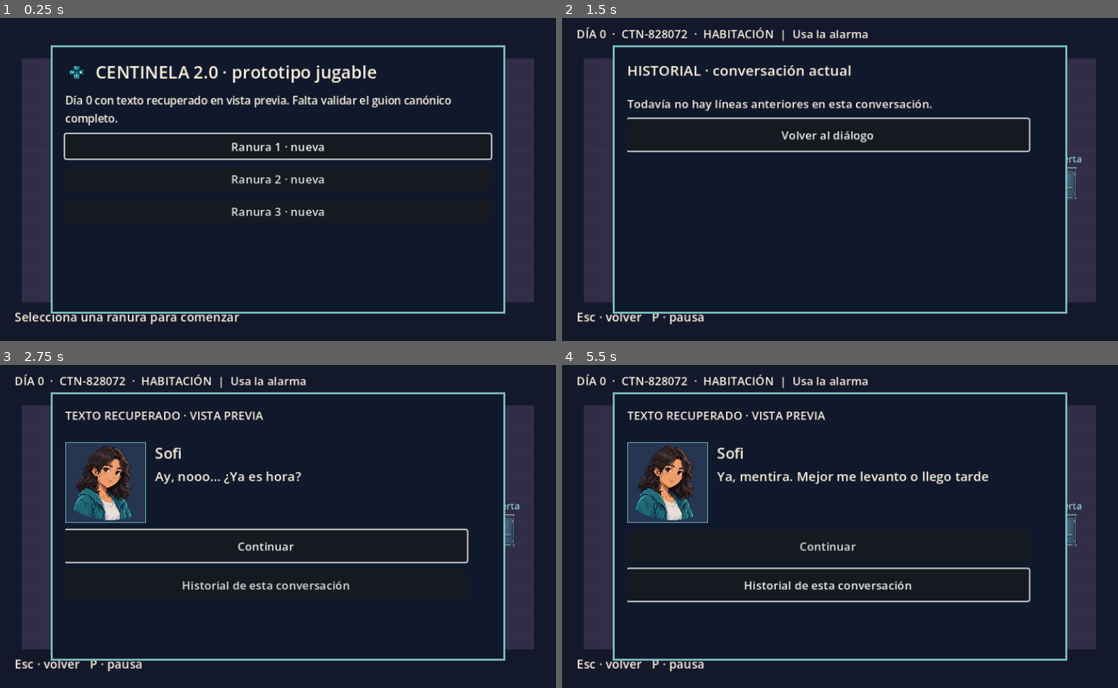
Above: before the commit, frames 1-4 (two rows, left to right).
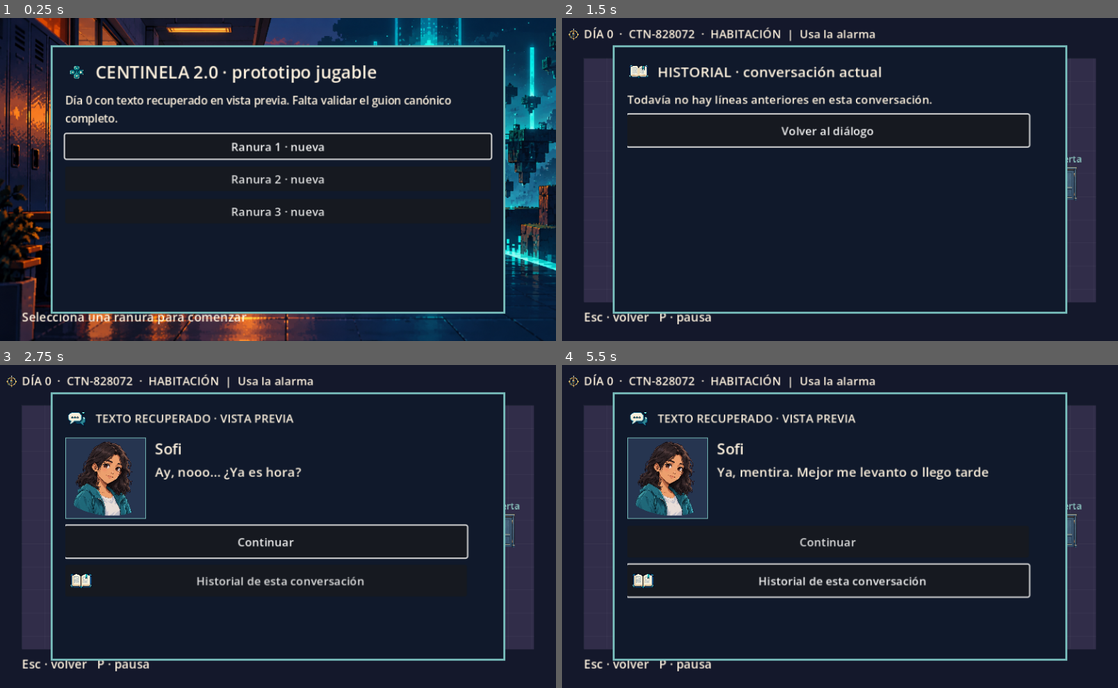
Above: after the commit, the same moments.

Repository: SmashALV/Centinela
Game: Godot game, scene res://scenes/Main.tscn
Same seed, same stepped clock (60 frames per second), same inputs: the game is played once before the commit and once after it.
Inputs (mouse positions are in pixels of both pictures, inside the frame that each line leads up to):
- Up to frame 1 (0.25 s): no input
- Up to frame 2 (1.5 s): click "Ranura 1 · nueva" at 0.5 s; click "Historial de esta conversación" at 1.25 s
- Up to frame 3 (2.75 s): click "Volver al diálogo" at 2 s
- Up to frame 4 (5.5 s): click "Continuar" at 2.75 s; click "Mostrar texto" at 3.5 s; tap Enter at 4.25 s; move the mouse to (962, 510) at 4.27 s; hold D (move_right) 4.28-5.03 s; hold Q (ability) 4.28-5.03 s; click (962, 510) at 4.42 s; tap F (interact) at 4.55, 5.1 s; move the mouse to (728, 542) at 5.02 s; hold S (move_down) from 5.03 s (still down); click (728, 542) at 5.17 s; tap Tab (objective) at 5.3 s

The runs differ from the first frame. In frame 1, 21% of the frame differs, in the area x 0-100%, y 0-100%; in frame 2, 6.0%; in frame 3, 7.7%; in frame 4, 8.4%.

Commit message:
Expand in-game sprite UI and MOBA HUD

Diff:
--- a/project.godot
+++ b/project.godot
@@ -11,7 +11,7 @@
 [application]
 
 config/name="Centinela 2.0"
-config/version="0.22.0-preview"
+config/version="0.23.0-preview"
 run/main_scene="res://scenes/Main.tscn"
 config/features=PackedStringArray("4.7", "GL Compatibility")
 config/icon="res://icon.svg"
--- a/scripts/Main.gd
+++ b/scripts/Main.gd
@@ -17,13 +17,27 @@
 	"phone": preload("res://assets/ui/phone.png"),
 	"objective": preload("res://assets/ui/objective.png"),
 	"pause": preload("res://assets/ui/pause.png"),
-	"controls": preload("res://assets/ui/controls.png")
+	"controls": preload("res://assets/ui/controls.png"),
+	"dialogue": preload("res://assets/ui/dialogue.png"),
+	"history": preload("res://assets/ui/history.png"),
+	"decision": preload("res://assets/ui/decision.png"),
+	"save": preload("res://assets/ui/save.png"),
+	"result": preload("res://assets/ui/result.png"),
+	"interact": preload("res://assets/ui/interact.png"),
+	"ability": preload("res://assets/ui/ability.png"),
+	"class_attacker": preload("res://assets/ui/class_attacker.png"),
+	"class_defender": preload("res://assets/ui/class_defender.png"),
+	"class_support": preload("res://assets/ui/class_support.png")
 }
+const MENU_BANNER := preload("res://assets/ui/menu_banner.png")
 
 var world: Node2D
 var canvas: CanvasLayer
+var menu_background: TextureRect
 var hud: Label
+var hud_icon: TextureRect
 var prompt: Label
+var prompt_icon: TextureRect
 var modal: PanelContainer
 var modal_box: VBoxContainer
 var modal_kind: String = ""
@@ -62,8 +76,18 @@
 	world.interacted.connect(_on_interacted)
 	canvas = CanvasLayer.new()
 	add_child(canvas)
-	hud = _label(Vector2(20, 10), Vector2(728, 42), 16)
-	prompt = _label(Vector2(20, 402), Vector2(728, 34), 17)
+	menu_background = TextureRect.new()
+	menu_background.texture = MENU_BANNER
+	menu_background.expand_mode = TextureRect.EXPAND_IGNORE_SIZE
+	menu_background.stretch_mode = TextureRect.STRETCH_KEEP_ASPECT_COVERED
+	menu_background.position = Vector2.ZERO
+	menu_background.size = Vector2(768, 448)
+	menu_background.mouse_filter = Control.MOUSE_FILTER_IGNORE
+	canvas.add_child(menu_background)
+	hud_icon = _screen_icon("objective", Vector2(5, 12), 22)
+	hud = _label(Vector2(30, 10), Vector2(718, 42), 16)
+	prompt_icon = _screen_icon("interact", Vector2(5, 402), 24)
+	prompt = _label(Vector2(30, 402), Vector2(718, 34), 17)
 	toast = _label(Vector2(140, 354), Vector2(488, 40), 15)
 	toast.horizontal_alignment = HORIZONTAL_ALIGNMENT_CENTER
 	modal = PanelContainer.new()
@@ -107,7 +131,9 @@
 	if modal_kind == "":
 		var target_label: String = world.target_label(world.nearby)
 		prompt.text = "F · interactuar: " + target_label if not world.nearby.is_empty() else "WASD · mover   F · interactuar   E · celular   Tab · objetivo   P · pausa"
-	else:
+		prompt_icon.visible = not world.nearby.is_empty()
+	else:
+		prompt_icon.visible = false
 		if modal_kind == "menu":
 			prompt.text = "Selecciona una ranura para comenzar"
 		elif modal_kind in ["preview", "preview_unplaced"]:
@@ -194,6 +220,18 @@
 	canvas.add_child(label)
 	return label
 
+func _screen_icon(key: String, pos: Vector2, icon_size: int) -> TextureRect:
+	var icon := TextureRect.new()
+	icon.texture = UI_ICONS[key]
+	icon.expand_mode = TextureRect.EXPAND_IGNORE_SIZE
+	icon.stretch_mode = TextureRect.STRETCH_KEEP_ASPECT_CENTERED
+	icon.position = pos
+	icon.size = Vector2(icon_size, icon_size)
+	icon.texture_filter = CanvasItem.TEXTURE_FILTER_NEAREST
+	icon.mouse_filter = Control.MOUSE_FILTER_IGNORE
+	canvas.add_child(icon)
+	return icon
+
 func _scaled_text_size(base: int) -> int:
 	match GameState.text_size:
 		"small": return maxi(12, roundi(base * 0.9))
@@ -214,6 +252,7 @@
 	return style
 
 func _clear_modal() -> void:
+	menu_background.visible = false
 	modal.position = Vector2(70, 38)
 	modal.custom_minimum_size = Vector2(628, 372)
 	modal.size = Vector2(628, 372)
@@ -238,6 +277,7 @@
 		save_in_progress = false
 	modal_kind = ""
 	modal.visible = false
+	menu_background.visible = false
 	world.enabled = true
 
 func _modal_text(value: String, size: int = 18) -> void:
@@ -258,6 +298,7 @@
 	icon.custom_minimum_size = Vector2(32, 32)
 	icon.expand_mode = TextureRect.EXPAND_IGNORE_SIZE
 	icon.stretch_mode = TextureRect.STRETCH_KEEP_ASPECT_CENTERED
+	icon.texture_filter = CanvasItem.TEXTURE_FILTER_NEAREST
 	row.add_child(icon)
 	var label := Label.new()
 	label.text = value
@@ -265,11 +306,14 @@
 	label.add_theme_color_override("font_color", Color("fff3df"))
 	row.add_child(label)
 
-func _button(value: String, callback: Callable) -> Button:
+func _button(value: String, callback: Callable, icon_key: String = "") -> Button:
 	var button := Button.new()
 	button.text = value
 	button.custom_minimum_size.y = 34
 	button.autowrap_mode = TextServer.AUTOWRAP_WORD_SMART
+	if not icon_key.is_empty():
+		button.icon = UI_ICONS[icon_key]
+		button.expand_icon = true
 	button.add_theme_font_size_override("font_size", _scaled_text_size(16))
 	button.pressed.connect(callback)
 	modal_box.add_child(button)
@@ -281,6 +325,9 @@
 	pending_choice.clear()
 	modal_kind = "menu"
 	_clear_modal()
+	menu_background.visible = true
+	hud_icon.visible = false
+	hud.visible = false
 	_modal_heading("CENTINELA 2.0 · prototipo jugable", "controls", 24)
 	_modal_text("Día 0 con texto recuperado en vista previa. Falta validar el guion canónico completo.", 15)
 	var buttons: Array[Button] = []
@@ -384,6 +431,9 @@
 		_toast("Partida recuperada de una copia local")
 
 func _load_phase() -> void:
+	menu_background.visible = false
+	hud_icon.visible = true
+	hud.visible = true
 	var world_phase := GameState.phase
 	if world_phase == "result":
 		world_phase = "computer"
@@ -604,7 +654,7 @@
 	_preview_button(body, "Efectos: %d %%" % GameState.effects_volume, func(): _cycle_audio("effects"))
 	var speed_label: String = {"slow": "Lenta", "normal": "Normal", "fast": "Rápida"}[GameState.dialogue_speed]
 	_preview_button(body, "Velocidad de diálogo: " + speed_label, _cycle_dialogue_speed)
-	_preview_button(body, "Guardar", _manual_save)
+	_preview_button(body, "Guardar", _manual_save, "save")
 	_preview_button(body, "Menú", _return_to_menu)
 
 func _cycle_text_size() -> void:
@@ -683,10 +733,11 @@
 func _render_class() -> void:
 	modal_kind = "class"
 	_clear_modal()
-	_modal_text("ELIGE CLASE · MOBA", 23)
+	_modal_heading("ELIGE CLASE · MOBA", "ability")
 	for hero_class in ["Atacante", "Defensor", "Soporte"]:
 		var chosen: String = hero_class
-		var class_button := _button(hero_class, func(): _start_moba(chosen))
+		var class_button := _button(hero_class, func(): _start_moba(chosen), "class_" + {"Atacante": "attacker", "Defensor": "defender", "Soporte": "support"}[hero_class])
+		class_button.custom_minimum_size.y = 54
 		if hero_class == "Atacante":
 			class_button.grab_focus()
 	_button("Volver", _close_modal)
@@ -732,7 +783,7 @@
 	var node: Dictionary = dialogue_story.current_node()
 	if not preserve_reveal:
 		dialogue_visible = 0.0
-	_modal_text("TEXTO RECUPERADO · VISTA PREVIA", 16)
+	_modal_heading("TEXTO RECUPERADO · VISTA PREVIA", "dialogue", 16)
 	var body := _preview_content()
 	var message: String = str(node.get("text", ""))
 	dialogue_text_label = _dialogue_line(body, str(node.get("speaker", "")), message)
@@ -753,7 +804,7 @@
 		_preview_button(body, "Continuar", _advance_dialogue).grab_focus()
 	else:
 		_preview_button(body, "Continuar", _complete_dialogue).grab_focus()
-	_preview_button(body, "Historial de esta conversación", _render_dialogue_history)
+	_preview_button(body, "Historial de esta conversación", _render_dialogue_history, "history")
 
 func _dialogue_line(parent: VBoxContainer, speaker: String, message: String) -> Label:
 	var path: String = PORTRAITS.get(speaker, "")
@@ -797,7 +848,7 @@
 func _render_dialogue_history() -> void:
 	modal_kind = "dialogue_history"
 	_clear_modal()
-	_modal_text("HISTORIAL · conversación actual", 20)
+	_modal_heading("HISTORIAL · conversación actual", "history", 20)
 	var body := _preview_content()
 	var positions: Array = GameState.dialogue_history.duplicate()
 	if positions.is_empty():
@@ -840,7 +891,7 @@
 		return
 	modal_kind = "choice_confirm"
 	_clear_modal()
-	_modal_text("CONFIRMAR RESPUESTA", 21)
+	_modal_heading("CONFIRMAR RESPUESTA", "decision", 21)
 	var body := _preview_content()
 	_preview_text(body, "«" + str(pending_choice.get("text", "")) + "»", 19)
 	_preview_text(body, "La respuesta se guardará al confirmar.", 15)
@@ -984,7 +1035,7 @@
 func _show_result() -> void:
 	modal_kind = "result"
 	_clear_modal()
-	_modal_text("PARTIDA FINALIZADA", 23)
+	_modal_heading("PARTIDA FINALIZADA", "result")
 	_modal_text("Resultado: " + GameState.moba_result, 19)
 	var body := _preview_content()
 	_preview_text(body, "BORRADOR · Camila: " + draft_flow.camila_reaction(GameState.moba_result, GameState.moba_class), 16)
@@ -1061,11 +1112,14 @@
 	parent.add_child(label)
 	return label
 
-func _preview_button(parent: VBoxContainer, value: String, callback: Callable) -> Button:
+func _preview_button(parent: VBoxContainer, value: String, callback: Callable, icon_key: String = "") -> Button:
 	var button := Button.new()
 	button.text = value
 	button.autowrap_mode = TextServer.AUTOWRAP_WORD_SMART
 	button.custom_minimum_size = Vector2(545, 44)
+	if not icon_key.is_empty():
+		button.icon = UI_ICONS[icon_key]
+		button.expand_icon = true
 	button.add_theme_font_size_override("font_size", _scaled_text_size(16))
 	button.pressed.connect(callback)
 	parent.add_child(button)
@@ -1096,7 +1150,7 @@
 	modal_kind = "preview"
 	_clear_modal()
 	var draft_mode: bool = GameState.flags.get("draft_mode", false)
-	_modal_text("BORRADOR JUGABLE · PROVISIONAL" if draft_mode else "TEXTO RECUPERADO · VISTA PREVIA", 17)
+	_modal_heading("BORRADOR JUGABLE · PROVISIONAL" if draft_mode else "TEXTO RECUPERADO · VISTA PREVIA", "dialogue", 17)
 	if preview_catalog.scenes.is_empty():
 		_modal_text("No se pudieron cargar los fragmentos.", 16)
 		return
@@ -1271,7 +1325,7 @@
 func _render_unplaced_preview() -> void:
 	modal_kind = "preview_unplaced"
 	_clear_modal()
-	_modal_text("LÍNEAS SIN POSICIÓN CONFIRMADA", 17)
+	_modal_heading("LÍNEAS SIN POSICIÓN CONFIRMADA", "history", 17)
 	var body := _preview_content()
 	var scene: Dictionary = preview_catalog.get_scene(GameState.preview_scene)
 	_preview_text(body, "El guion conserva estas líneas, pero no indica después de qué opción aparecen.", 15)
--- a/scripts/moba/MOBAArena.gd
+++ b/scripts/moba/MOBAArena.gd
@@ -23,6 +23,17 @@
 const ATTACK_Q_SPRITE := preload("res://assets/moba/effects/attack_q.png")
 const SHIELD_Q_SPRITE := preload("res://assets/moba/effects/shield_q.png")
 const SUPPORT_Q_SPRITE := preload("res://assets/moba/effects/support_q.png")
+const HUD_ICONS := {
+	"Atacante": preload("res://assets/ui/class_attacker.png"),
+	"Defensor": preload("res://assets/ui/class_defender.png"),
+	"Soporte": preload("res://assets/ui/class_support.png"),
+	"health": preload("res://assets/ui/health.png"),
+	"timer": preload("res://assets/ui/timer.png"),
+	"ability": preload("res://assets/ui/ability.png"),
+	"objective": preload("res://assets/ui/objective.png"),
+	"pause": preload("res://assets/ui/pause.png"),
+	"result": preload("res://assets/ui/result.png")
+}
 const TILE_SIZE := 32
 const MAP_CELLS := Vector2i(36, 20)
 const STATIC_OBSTACLES := [Rect2i(17, 8, 2, 4)]
@@ -47,6 +58,9 @@
 var camera: Camera2D
 var layer: CanvasLayer
 var hud: Label
+var timer_hud: Label
+var health_hud: Label
+var ability_hud: Label
 var objective_label: Label
 var notice: Label
 var pause_panel: PanelContainer
@@ -75,14 +89,33 @@
 	add_child(camera)
 	layer = CanvasLayer.new()
 	add_child(layer)
-	hud = Label.new()
-	hud.position = Vector2(10, 8)
-	hud.size = Vector2(748, 35)
-	hud.add_theme_font_size_override("font_size", _font_size(16))
-	layer.add_child(hud)
+	var hud_panel := PanelContainer.new()
+	hud_panel.position = Vector2(8, 6)
+	var hud_style := StyleBoxFlat.new()
+	hud_style.bg_color = Color("10192b", 0.88)
+	hud_style.border_color = Color("78bdbb")
+	hud_style.set_border_width_all(1)
+	hud_style.set_content_margin_all(5)
+	hud_panel.add_theme_stylebox_override("panel", hud_style)
+	layer.add_child(hud_panel)
+	var hud_row := HBoxContainer.new()
+	hud_row.add_theme_constant_override("separation", 14)
+	hud_panel.add_child(hud_row)
+	hud = _hud_chip(hud_row, HUD_ICONS.get(GameState.moba_class, HUD_ICONS["Atacante"]))
+	timer_hud = _hud_chip(hud_row, HUD_ICONS["timer"])
+	health_hud = _hud_chip(hud_row, HUD_ICONS["health"])
+	ability_hud = _hud_chip(hud_row, HUD_ICONS["ability"])
+	var objective_icon := TextureRect.new()
+	objective_icon.texture = HUD_ICONS["objective"]
+	objective_icon.expand_mode = TextureRect.EXPAND_IGNORE_SIZE
+	objective_icon.stretch_mode = TextureRect.STRETCH_KEEP_ASPECT_CENTERED
+	objective_icon.position = Vector2(6, 418)
+	objective_icon.size = Vector2(22, 22)
+	objective_icon.mouse_filter = Control.MOUSE_FILTER_IGNORE
+	layer.add_child(objective_icon)
 	objective_label = Label.new()
-	objective_label.position = Vector2(10, 418)
-	objective_label.size = Vector2(748, 26)
+	objective_label.position = Vector2(32, 418)
+	objective_label.size = Vector2(728, 26)
 	objective_label.text = "Objetivo: destruir la base rival · WASD mover · clic atacar · Q habilidad · P pausa"
 	objective_label.add_theme_font_size_override("font_size", _font_size(12))
 	objective_label.add_theme_color_override("font_color", Color("fff3df"))
@@ -110,6 +143,23 @@
 		"large": return roundi(base * 1.3)
 	return base
 
+func _hud_chip(parent: HBoxContainer, icon_texture: Texture2D) -> Label:
+	var chip := HBoxContainer.new()
+	chip.add_theme_constant_override("separation", 4)
+	parent.add_child(chip)
+	var badge := TextureRect.new()
+	badge.texture = icon_texture
+	badge.custom_minimum_size = Vector2(24, 24)
+	badge.expand_mode = TextureRect.EXPAND_IGNORE_SIZE
+	badge.stretch_mode = TextureRect.STRETCH_KEEP_ASPECT_CENTERED
+	badge.texture_filter = CanvasItem.TEXTURE_FILTER_NEAREST
+	chip.add_child(badge)
+	var value := Label.new()
+	value.add_theme_font_size_override("font_size", _font_size(14))
+	value.add_theme_color_override("font_color", Color("fff3df"))
+	chip.add_child(value)
+	return value
+
 func _on_lock_lost() -> void:
 	ended = true
 	SyncManager.on_slot_closed()
@@ -126,6 +176,13 @@
 	var box := VBoxContainer.new()
 	box.name = "Content"
 	panel.add_child(box)
+	var badge := TextureRect.new()
+	badge.texture = HUD_ICONS["pause" if title == "PAUSA" else "result"]
+	badge.custom_minimum_size = Vector2(32, 32)
+	badge.expand_mode = TextureRect.EXPAND_IGNORE_SIZE
+	badge.stretch_mode = TextureRect.STRETCH_KEEP_ASPECT_CENTERED
+	badge.texture_filter = CanvasItem.TEXTURE_FILTER_NEAREST
+	box.add_child(badge)
 	var label := Label.new()
 	label.name = "Title"
 	label.text = title
@@ -308,7 +365,10 @@
 		tower_cd += 1.5
 	var remaining := maxi(0, ceili(LIMIT - elapsed))
 	var q_status := "lista" if q_cd <= 0.0 else "%.1fs" % q_cd
-	hud.text = "%s  ·  %ds  ·  HP %d/80  ·  Q %s" % [GameState.moba_class, remaining, ceili(heroes[player_index].hp), q_status]
+	hud.text = GameState.moba_class
+	timer_hud.text = "%ds" % remaining
+	health_hud.text = "%d/80" % ceili(heroes[player_index].hp)
+	ability_hud.text = "Q %s" % q_status
 	if remaining <= 10:
 		notice.text = "Últimos 10 segundos"
 	elif remaining <= 30:
Binary file added: assets/ui/ability.png
Not shown, added: assets/ui/ability.png.import
Binary file added: assets/ui/class_attacker.png
Not shown, added: assets/ui/class_attacker.png.import
Binary file added: assets/ui/class_defender.png
Not shown, added: assets/ui/class_defender.png.import
Binary file added: assets/ui/class_support.png
Not shown, added: assets/ui/class_support.png.import
Binary file added: assets/ui/decision.png
Not shown, added: assets/ui/decision.png.import
Binary file added: assets/ui/dialogue.png
Not shown, added: assets/ui/dialogue.png.import
(and 16 more such lines)
